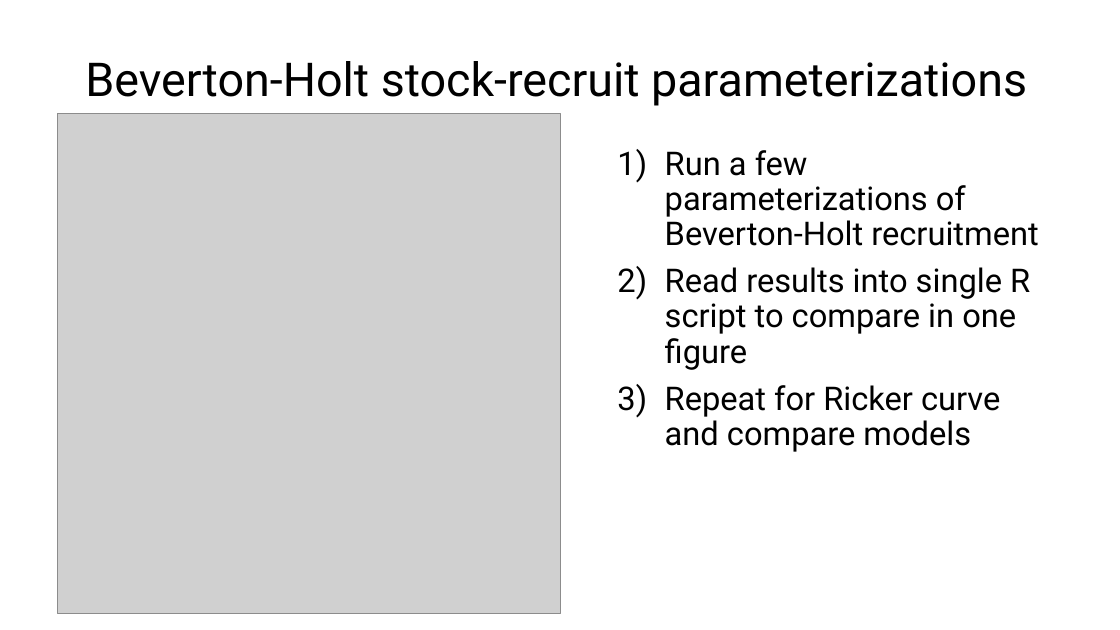
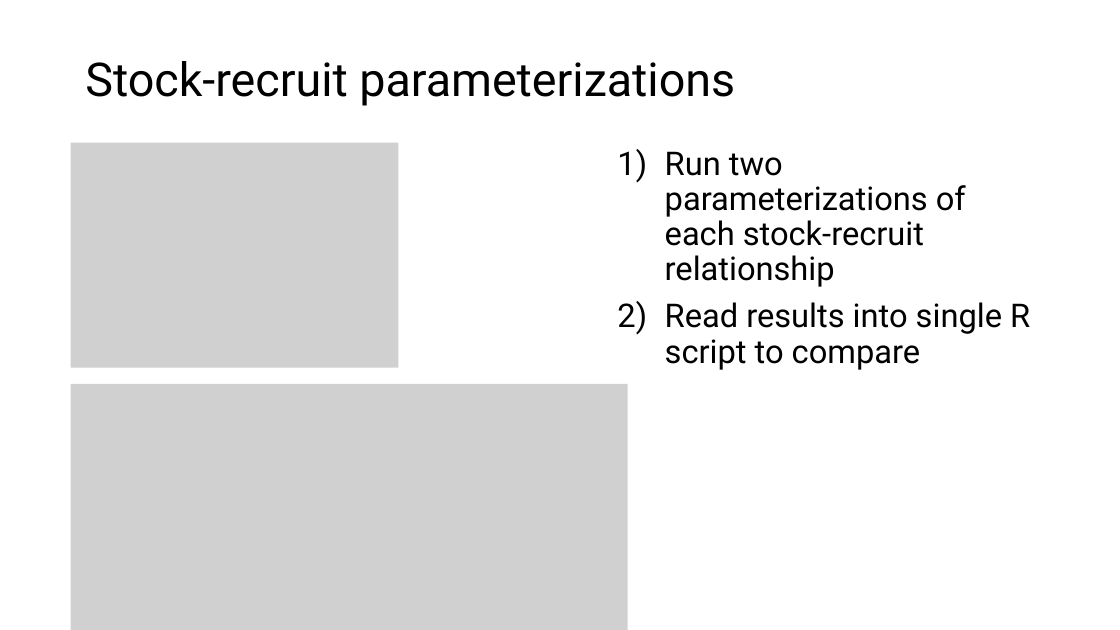
Before and after one commit to merrillrudd/ADMB_course, a slide deck: slide 3 of Day2/2a_Nonlinear/Nonlinear models.pptx. Drawn at 1120x630 pixels with LibreOffice and Linux fonts; fonts in the diff are those of the drawing; grey boxes stand for pictures. Boxes give left, top, right and bottom in pixels: in the first picture for what was removed or moved away, otherwise in the second. Text is boxed around its words. In the diff, an @@ line names an element or a change of style, - is before the commit and + after.

Commit message:
updated stock recruit

```diff
--- a/Day2/2a_Nonlinear/Nonlinear models.pptx
+++ b/Day2/2a_Nonlinear/Nonlinear models.pptx
@@ title at (85,61,735,106): text changed @@
-Beverton-Holt stock-recruit parameterizations
+Stock-recruit parameterizations
@@ picture removed at (58,113,560,614) @@
@@ picture added at (71,143,398,368) @@
@@ text at (665,151,1030,370): text changed @@
-1) Run a few parameterizations of Beverton-Holt recruitment
-2) Read results into single R script to compare in one figure
-3) Repeat for Ricker curve and compare models
+1) Run two parameterizations of each stock-recruit relationship
+2) Read results into single R script to compare
@@ picture added at (71,384,628,630) @@
```
Also in this commit, not shown: 1 other slide changed, 1 slide removed, 18 other files.
